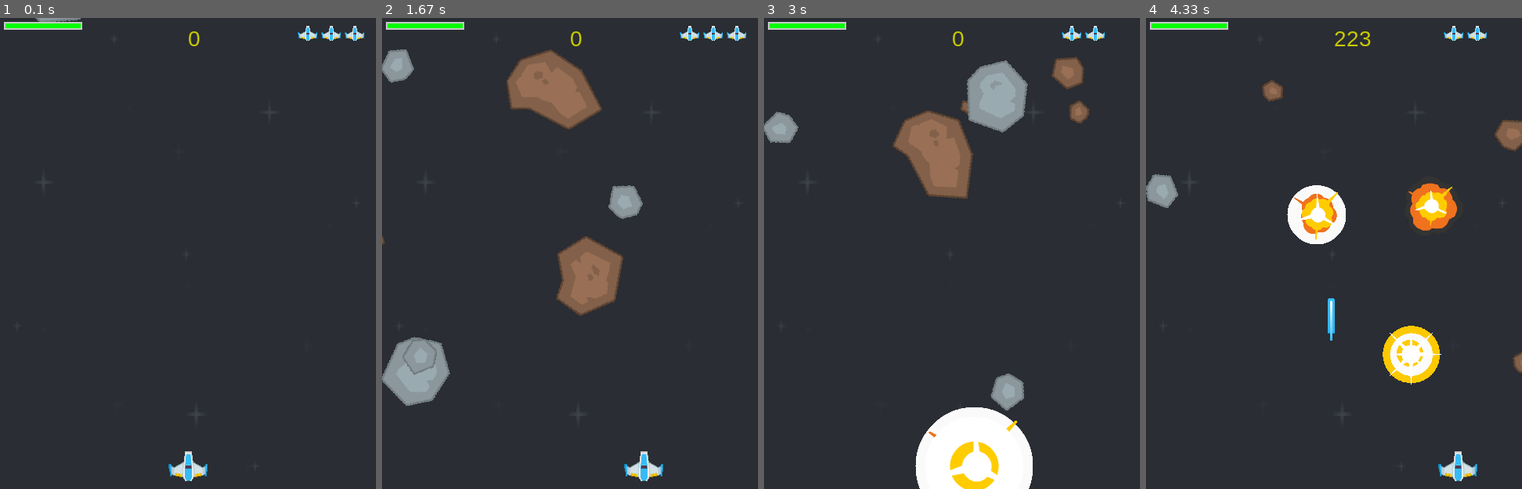
Above: before the commit, frames 1-4 (left to right).
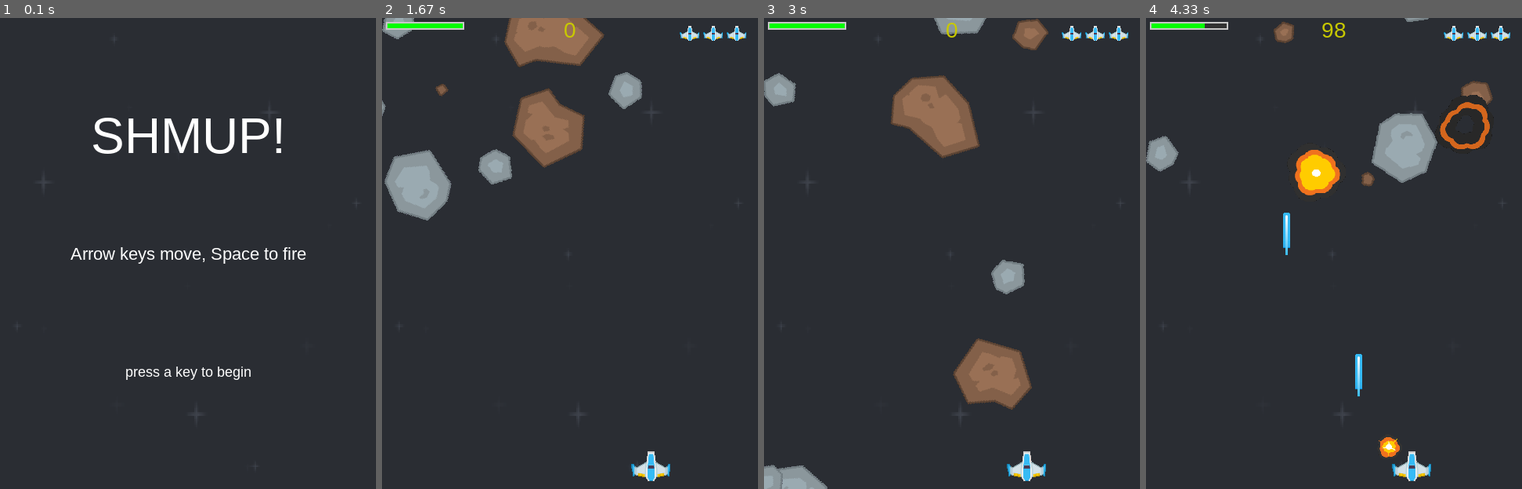
Above: after the commit, the same moments.

Repository: Scaniox/school
Game: pygame game, started from pygame/shmup/main.py
The game is run twice, just before and just after one commit, with the same random seed, the same clock (stepped at 60 frames per second) and the same inputs.
Inputs:
- Up to frame 1 (0.1 s): no input
- Up to frame 2 (1.67 s): hold Right 0.33-0.8 s; hold Right 0.83-1.3 s; hold Left from 1.33 s (still down)
- Up to frame 3 (3 s): release Left at 1.87 s; hold Left 1.9-2.3 s; hold Right 2.33-2.97 s
- Up to frame 4 (4.33 s): tap Space at 3, 3.4, 3.7, 3.9, 4.2 s; hold Left 3.33-3.8 s; hold Right 3.83-4.3 s

The runs differ from the first frame. In frame 1, 3.3% of the frame differs, in the area x 1-97%, y 0-99%; in frame 2, 14%; in frame 3, 16%, in the area x 0-97%, y 0-100%; in frame 4, 11%.

Commit message:
Shmup vid 14

Diff:
--- a/pygame/shmup/main.py
+++ b/pygame/shmup/main.py
@@ -7,12 +7,14 @@
 
 #constants-----------------------------------------------------------------------------------------
 ssize = (480,600)
+screen_rect = pygame.Rect(0, 0, *ssize)
 fps = 60
 
 img_dir = Path(__file__).parent / "img"
 snd_dir = Path(__file__).parent / "snd"
 
 font_arial = pygame.font.match_font("arial")
+powerup_time = 10000
 
 #variables-----------------------------------------------------------------------------------------
 score = 0
@@ -24,8 +26,8 @@
     text_surf = font.render(text, True, colour)
 
     text_rect = text_surf.get_rect()
-    text_rect.topleft = rect
-    surface.blit(text_surf, rect)
+    text_rect.center = rect
+    surface.blit(text_surf, text_rect)
 
 
 # generate bar to show a percentage
@@ -50,11 +52,29 @@
         surface.blit(img, img_rect)
 
 
+# game over screen
+def show_go_screen():
+    screen.blit(scaled_background, [0,0])
+    draw_text(screen, "SHMUP!", (255,255,255), 64, [ssize[0]/2, ssize[1] / 4])
+    draw_text(screen, "Arrow keys move, Space to fire", (255,255,255),22, [ssize[0]/2, ssize[1] / 2])
+    draw_text(screen, "press a key to begin", (255,255,255), 18, [ssize[0]/2, ssize[1] * 3/4])
+    pygame.display.flip()
+
+    waiting = True
+    while waiting:
+        clock.tick(fps)
+        for event in pygame.event.get():
+            if event.type == pygame.QUIT:
+                pygame.quit()
+            if event.type == pygame.KEYUP:
+                waiting = False
+
 #pygame init---------------------------------------------------------------------------------------
 pygame.init()
 pygame.mixer.init()
 screen = pygame.display.set_mode(ssize)
 pygame.display.set_caption("Shmup")
+clock = pygame.time.Clock()
 
 #classes-------------------------------------------------------------------------------------------
 
@@ -82,6 +102,9 @@
         self.shoot_delay = 200
         self.last_shoot = pygame.time.get_ticks()
 
+        self.power = 1
+        self.power_time = pygame.time.get_ticks()
+
     def update(self):
         keys = pygame.key.get_pressed()
 
@@ -90,6 +113,11 @@
             self.hidden = False
             self.rect.midbottom = [ssize[0]//2 , ssize[1] - 10]
             print("unhide")
+
+        # reduce power level
+        if self.power >= 2 and pygame.time.get_ticks() - self.power_time > powerup_time:
+            self.power -= 1
+            self.power_time = pygame.time.get_ticks()
 
         # arrows to change velocity
         if keys[pygame.K_LEFT]:
@@ -121,13 +149,27 @@
             self.rect.right = ssize[0]
             self.velocity[0] = 0
 
+    # get a power up
+    def powerup(self):
+        self.power = min(self.power+1, 2)
+        self.power_time = pygame.time.get_ticks()
+
 
     # fire a bullet
     def shoot(self):
-        bullet = Bullet(self.rect.centerx, self.rect.top)
-        all_sprites.add(bullet)
-        bullets.add(bullet)
-        shoot_sound.play()
+        now = pygame.time.get_ticks()
+        if self.power == 1:
+            bullet = Bullet(self.rect.centerx, self.rect.top)
+            all_sprites.add(bullet)
+            bullets.add(bullet)
+            shoot_sound.play()
+
+        elif self.power == 2:
+            bullet_L = Bullet(self.rect.left, self.rect.centery)
+            bullet_R = Bullet(self.rect.right, self.rect.centery)
+            all_sprites.add(bullet_L, bullet_R)
+            bullets.add(bullet_L, bullet_R)
+            shoot_sound.play()
 
 
     # temporarily hide the player
@@ -239,6 +281,29 @@
                 self.rect = self.image.get_rect()
                 self.rect.center = center
 
+
+class Pow(pygame.sprite.Sprite):
+    def __init__(self, center):
+        super().__init__()
+        self.type = random.choice(["shield", "gun"])
+        # sprite image
+        self.image = powerup_images[self.type]
+        self.image.set_colorkey((0,0,0))
+
+        # sprite movement
+        self.rect = self.image.get_rect()
+        self.rect.center = center
+        self.velocity = [0,5]
+
+    def update(self):
+        # update position
+        for i in [0,1]:
+            self.rect[i] += self.velocity[i]
+
+        # remove if off screen
+        if not screen_rect.contains(self.rect):
+            self.kill()
+
 #object inits--------------------------------------------------------------------------------------
 #¬ image asset init
 background_img = pygame.image.load(str(img_dir / "background_blue.png")).convert()
@@ -270,9 +335,19 @@
     img.set_colorkey((0,0,0))
     expl_anim["P"].append(pygame.transform.scale(img, (150,150)))
 
+#¬¬ powerup images
+powerup_images = {}
+powerup_images["shield"] = pygame.image.load(str(img_dir / "powerupGreen_shield.png")).convert()
+powerup_images["gun"] = pygame.image.load(str(img_dir / "powerupRed_bolt.png")).convert()
+for image in powerup_images.values():
+    image.set_colorkey((0,0,0))
+
 #¬ sound asset init
 shoot_sound = pygame.mixer.Sound(str(snd_dir / "shoot.wav"))
 die_sound = pygame.mixer.Sound(str(snd_dir / "ship explosion.wav"))
+shield_p_up_sound = pygame.mixer.Sound(str(snd_dir / "shield regen.wav"))
+gun_p_up_sound = pygame.mixer.Sound(str(snd_dir / "weapon upgrade.wav"))
+
 #¬¬ meteor explosion sounds
 meteor_expl_snd = [pygame.mixer.Sound(str(snd_dir / name)) for name in ["Explosion.wav","Explosion2.wav"]]
 
@@ -282,27 +357,34 @@
 pygame.mixer.music.play()"""
 
 
-#¬ group generation
-clock = pygame.time.Clock()
-all_sprites = pygame.sprite.Group()
-mobs = pygame.sprite.Group()
-bullets = pygame.sprite.Group()
-
-#¬ generate player
-player = Player()
-all_sprites.add(player)
-
-#¬ generate mobs
-for i in range(8):
-    m = Mob()
-    all_sprites.add(m)
-    mobs.add(m)
-
 # loop setup
+game_over = True
 running = True
 # game loop----------------------------------------------------------------------------------------
 while running:
-    # timing#
+    if game_over:
+        show_go_screen()
+        game_over = False
+        score = 0
+        #¬ group generation
+        all_sprites = pygame.sprite.Group()
+        mobs = pygame.sprite.Group()
+        bullets = pygame.sprite.Group()
+        powerups = pygame.sprite.Group()
+
+        #¬ generate player
+        player = Player()
+        all_sprites.add(player)
+
+        #¬ generate mobs
+        for i in range(8):
+            m = Mob()
+            all_sprites.add(m)
+            mobs.add(m)
+
+
+
+    # timing
     clock.tick(fps)
 
     # events
@@ -318,21 +400,30 @@
     #¬ bullet - mob collision
     hits = pygame.sprite.groupcollide(mobs, bullets, False, True)
     for hit_mob in hits:
+        #score
         score += round(100 - hit_mob.radius)
 
+        # explosions
         expl = Explosion(hit_mob.rect.center, "L")
         all_sprites.add(expl)
-
         random.choice(meteor_expl_snd).play()
+
+        # spawn powerups
+        if random.random() > 0.9:
+            pow = Pow(hit_mob.rect.center)
+            all_sprites.add(pow)
+            powerups.add(pow)
 
         hit_mob.respawn()
 
     #¬ mob - player collision
     hits = pygame.sprite.spritecollide(player, mobs, False, pygame.sprite.collide_circle)
     for hit_mob in hits:
+        # reduce shield
         player.shield -= hit_mob.radius
 
-        if player.shield <= 0: # cause player death
+        # cause player death
+        if player.shield <= 0:
             death_expl = Explosion(player.rect.center, "P")
             all_sprites.add(death_expl)
             die_sound.play()
@@ -344,14 +435,28 @@
         all_sprites.add(expl)
         hit_mob.respawn()
 
+    # powerup player collide
+    hits = pygame.sprite.spritecollide(player, powerups, True)
+    for hit_p_up in hits:
+        # shield power up
+        if hit_p_up.type == "shield":
+            player.shield = min(100, player.shield + random.randint(10,30))
+            shield_p_up_sound.play()
+
+        # gun power up
+        elif hit_p_up.type == "gun":
+            player.powerup()
+            gun_p_up_sound.play()
+
+    # end game check
     if player.lives == 0 and not death_expl.alive():
-        running = False
+        game_over = True
 
     # display
     screen.blit(scaled_background, [0,0])
     all_sprites.draw(screen)
 
-    draw_text(screen, str(score), (200,200,0), 28, (ssize[0]//2, 10))
+    draw_text(screen, str(score), (200,200,0), 28, (ssize[0]//2, 15))
     draw_bar(screen, [5,5], player.shield)
     draw_lives(screen, [ssize[0]-100, 10], player.lives, player_live_img)
 
Binary file added: pygame/shmup/img/powerupGreen_shield.png
Binary file added: pygame/shmup/img/powerupRed_bolt.png
